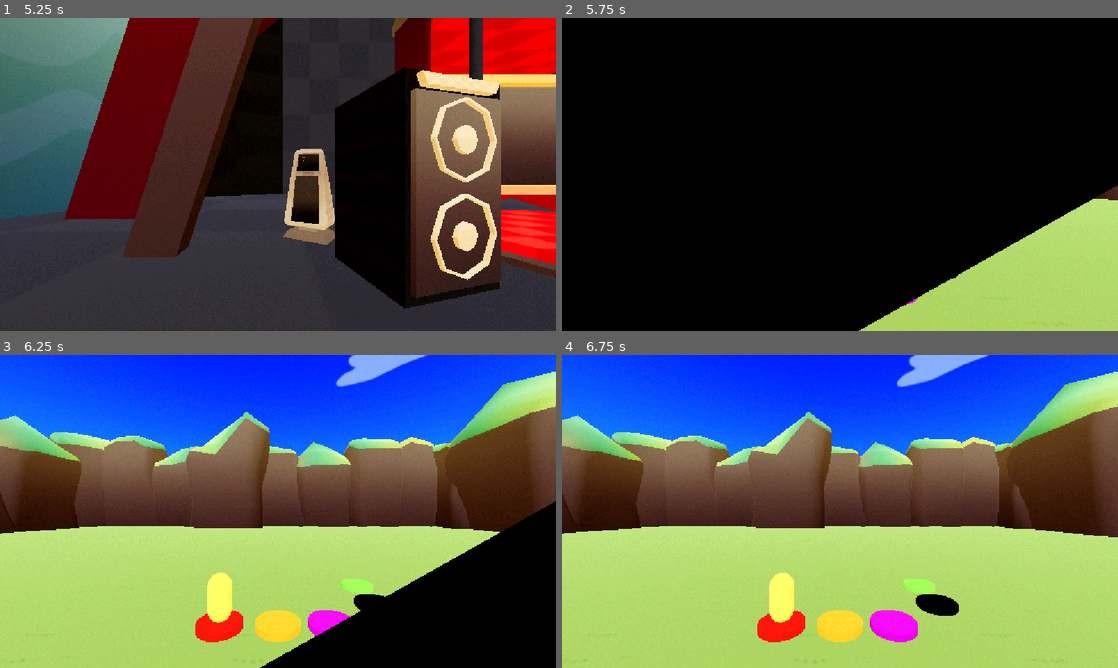
Above: before the commit, frames 1-4 (two rows, left to right).
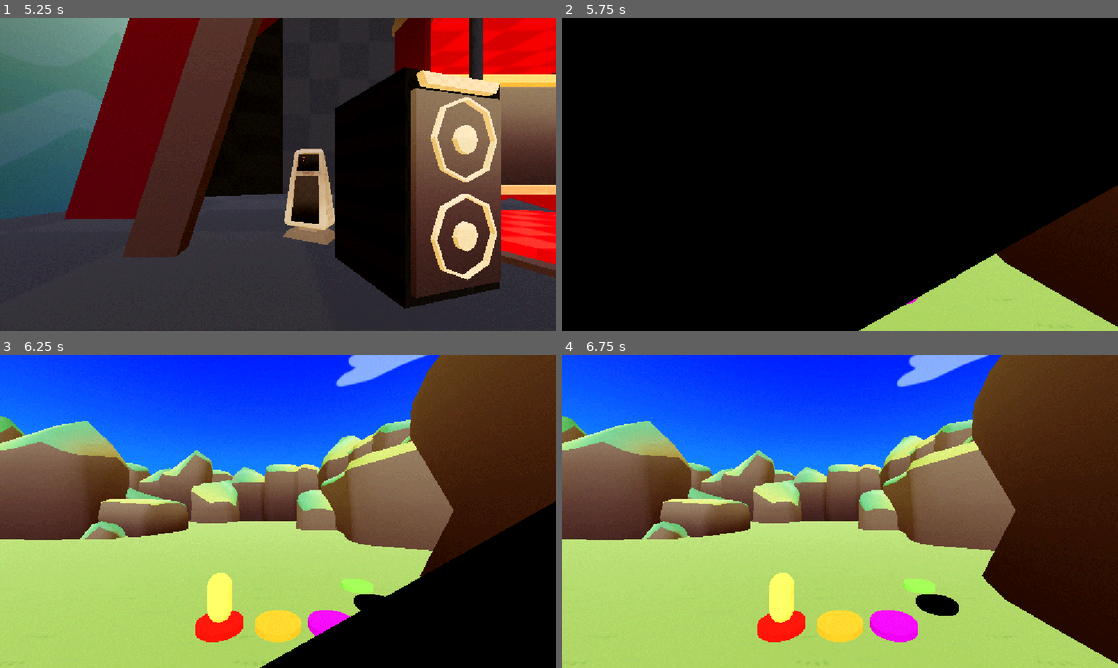
Above: after the commit, the same moments.

Repository: JZxAkuma/Game-Prototype-3
Game: Godot game, scene res://DO NOT TOUCH/Scene/main.tscn
Same seed, same stepped clock (60 frames per second), same inputs: the game is played once before the commit and once after it.
Inputs (mouse positions are in pixels of both pictures, inside the frame that each line leads up to):
- Up to frame 1 (5.25 s): tap Enter (ui_accept) at 0.5, 0.77, 1.52, 3.77, 4.52 s; move the mouse to (400, 158) at 0.52 s; hold D (right) 0.53-1.28 s; hold J (a) 0.53-1.28 s; tap K (b) at 0.8, 1.35, 3.8 s; move the mouse to (166, 190) at 1.27 s; hold S (down) 1.28-2 s; tap U (x) at 1.55, 2.85, 4.55 s; click "Start" at 2 s; tap A (left) at 2.75, 3.5 s; move the mouse to (333, 105) at 2.77 s; hold D (right) 2.78-3.53 s; hold J (a) 2.78-3.53 s; move the mouse to (250, 237) at 3.52 s; hold W (up) 3.53-4.28 s; tap J (a) at 3.6 s; move the mouse to (444, 221) at 4.27 s; hold K (b) 4.28-5.03 s; hold A (left) from 4.28 s (still down); move the mouse to (111, 127) at 5.02 s; tap Ctrl (control) at 5.1 s
- Up to frame 2 (5.75 s): keep holding A (left); tap Enter (ui_accept) at 5.27 s; tap J (a) at 5.3 s
- Up to frame 3 (6.25 s): move the mouse to (305, 511) at 5.77 s; release A (left) at 5.78 s; hold S (down) from 5.78 s (still down); hold K (b) from 5.78 s (still down); tap O (lb) at 5.85 s
- Up to frame 4 (6.75 s): move the mouse to (756, 433) at 6.52 s; release S (down) at 6.53 s; release K (b) at 6.53 s; hold D (right) from 6.53 s (still down); tap P (rb) at 6.6 s

Frame 1 is identical in both runs. In frame 2, 5.1% of the frame differs, in the area x 78-100%, y 53-99%; in frame 3, 31%; in frame 4, 38%, in the area x 0-100%, y 0-100%.

Commit message:
Board decoration phase two

Diff:
--- a/DO NOT TOUCH/Scene/board.tscn
+++ b/DO NOT TOUCH/Scene/board.tscn
@@ -375,6 +375,7 @@
 visible = false
 
 [node name="Spaces" type="Node3D" parent="." unique_id=1659851710]
+transform = Transform3D(1, 0, 0, 0, 1, 0, 0, 0, 1, 30.934677, 0, 38.71825)
 
 [node name="BoardSpace" parent="Spaces" unique_id=1970094472 instance=ExtResource("2_bw800")]
 transform = Transform3D(1, 0, 0, 0, 1, 0, 0, 0, 1, -2.4285283, 0, 0)
@@ -406,10 +407,11 @@
 [node name="droneshot pivot" type="Node3D" parent="." unique_id=473306894]
 
 [node name="intro_camera" type="Camera3D" parent="droneshot pivot" unique_id=442427399]
-transform = Transform3D(1, 0, 0, 0, 0.7844815, 0.62015224, 0, -0.62015224, 0.7844815, 0, 12.724283, 9.036865)
+transform = Transform3D(1, 0, 0, 0, 0.9051988, 0.4249882, 0, -0.4249882, 0.9051988, 0, 27.227812, 45.007355)
 current = true
 
 [node name="play camera pivot" type="Node3D" parent="." unique_id=1905329247]
+transform = Transform3D(1, 0, 0, 0, 1, 0, 0, 0, 1, 30.934677, 0, 38.71825)
 
 [node name="play_camera" type="Camera3D" parent="play camera pivot" unique_id=563864645]
 transform = Transform3D(1, 0, 0, 0, 1, 0, 0, 0, 1, 0, 4.5858593, 8.542557)
@@ -474,6 +476,9 @@
 [node name="Rock12" parent="Rocks" unique_id=1283033281 instance=ExtResource("11_df6mf")]
 transform = Transform3D(-2.7008775e-07, 0, -7.838912, 0, 14.278135, 0, 6.1788883, 0, -3.4264977e-07, 33.06745, 11.724941, -64.99868)
 
+[node name="Rock40" parent="Rocks" unique_id=1820355940 instance=ExtResource("11_df6mf")]
+transform = Transform3D(-1.909228e-07, 0, -5.1809893, 0, 14.278135, 0, 4.3678055, 0, -2.2646826e-07, 42.083668, -8.150309, -12.613248)
+
 [node name="Rock13" parent="Rocks" unique_id=934139423 instance=ExtResource("12_adjs0")]
 transform = Transform3D(-2.7008775e-07, 0, -7.838912, 0, 14.278135, 0, 6.1788883, 0, -3.4264977e-07, -0.38960838, 11.724941, -66.94779)
 
@@ -501,9 +506,24 @@
 [node name="Rock6" parent="Rocks" unique_id=17706022 instance=ExtResource("12_adjs0")]
 transform = Transform3D(-7.978168, 0, 8.557401e-07, 0, 20.5553, 0, -6.974737e-07, 0, -9.788527, -66.33921, 11.724941, -13.789845)
 
+[node name="Rock37" parent="Rocks" unique_id=734873091 instance=ExtResource("12_adjs0")]
+transform = Transform3D(-7.978168, 0, 8.557401e-07, 0, 20.5553, 0, -6.974737e-07, 0, -9.788527, 1.6507988, -2.9707375, -53.45556)
+
 [node name="Rock23" parent="Rocks" unique_id=233765779 instance=ExtResource("10_qoftb")]
 transform = Transform3D(8.102633e-07, 0, 7.838913, 0, 14.278135, 0, -6.1788883, 0, 1.0279493e-06, -32.261486, 11.724941, 61.1775)
 
+[node name="Rock41" parent="Rocks" unique_id=728877937 instance=ExtResource("10_qoftb")]
+transform = Transform3D(1.8716939e-06, 0, 17.876322, 0, 14.278135, 0, -14.273124, 0, 2.3441967e-06, -41.430515, 4.6549606, 44.23666)
+
+[node name="Rock34" parent="Rocks" unique_id=1013910556 instance=ExtResource("10_qoftb")]
+transform = Transform3D(8.102633e-07, 0, 7.838913, 0, 14.278135, 0, -6.1788883, 0, 1.0279493e-06, -13.499264, 7.4559116, 4.8390923)
+
+[node name="Rock36" parent="Rocks" unique_id=1397979858 instance=ExtResource("10_qoftb")]
+transform = Transform3D(8.102633e-07, 0, 7.838913, 0, 14.278135, 0, -6.1788883, 0, 1.0279493e-06, -13.499264, 7.4559116, 57.108658)
+
+[node name="Rock42" parent="Rocks" unique_id=1972131055 instance=ExtResource("10_qoftb")]
+transform = Transform3D(1.4797721e-06, 0, 11.372371, 0, 8.399942, 0, -11.284414, 0, 1.4913064e-06, 51.8827, 7.4559116, 48.044044)
+
 [node name="Rock24" parent="Rocks" unique_id=848500922 instance=ExtResource("11_df6mf")]
 transform = Transform3D(8.102633e-07, 0, 7.838913, 0, 14.278135, 0, -6.1788883, 0, 1.0279493e-06, -50.243755, 11.724941, 61.578182)
 
@@ -525,9 +545,18 @@
 [node name="Rock18" parent="Rocks" unique_id=62166996 instance=ExtResource("11_df6mf")]
 transform = Transform3D(8.102633e-07, 0, 7.838913, 0, 14.278135, 0, -6.1788883, 0, 1.0279493e-06, -50.048954, 11.724941, -63.929707)
 
+[node name="Rock43" parent="Rocks" unique_id=294526133 instance=ExtResource("11_df6mf")]
+transform = Transform3D(8.102633e-07, 0, 7.838913, 0, 14.278135, 0, -6.1788883, 0, 1.0279493e-06, -59.783863, -0.60562134, -29.238365)
+
 [node name="Rock19" parent="Rocks" unique_id=1761079675 instance=ExtResource("12_adjs0")]
 transform = Transform3D(1.0837357e-06, 0, 10.10079, 0, 20.214485, 0, -8.264328, 0, 1.3245588e-06, -16.591885, 11.724941, -61.980595)
 
+[node name="Rock33" parent="Rocks" unique_id=1605069504 instance=ExtResource("12_adjs0")]
+transform = Transform3D(8.7353806e-07, 0, 7.7974277, 0, 12.562671, 0, -6.661407, 0, 1.0225092e-06, -10.88541, -4.591482, -8.331739)
+
+[node name="Rock35" parent="Rocks" unique_id=1999233477 instance=ExtResource("12_adjs0")]
+transform = Transform3D(2.5396588e-07, 0, 4.270152, 0, 6.224699, 0, -1.9366874, 0, 5.599628e-07, -3.9050915, -4.591482, 8.73064)
+
 [node name="Rock20" parent="Rocks" unique_id=85402643 instance=ExtResource("10_qoftb")]
 transform = Transform3D(6.1788883, 0, -1.370599e-06, 0, 14.278135, 0, 1.080351e-06, 0, 7.838912, -68.04141, 11.724941, -45.22093)
 
@@ -540,9 +569,18 @@
 [node name="Rock7" parent="Rocks" unique_id=896363013 instance=ExtResource("10_qoftb")]
 transform = Transform3D(-9.818148, 0, 1.0889293e-06, 0, 22.687716, 0, -8.583298e-07, 0, -12.4559, 64.0591, 11.724941, -42.10501)
 
+[node name="Rock39" parent="Rocks" unique_id=1472082493 instance=ExtResource("10_qoftb")]
+transform = Transform3D(-9.818148, 0, 1.0889293e-06, 0, 22.687716, 0, -8.583298e-07, 0, -12.4559, 59.242943, -6.0905876, -18.916878)
+
 [node name="Rock8" parent="Rocks" unique_id=1040468705 instance=ExtResource("11_df6mf")]
 transform = Transform3D(-6.1788874, 0, 6.852995e-07, 0, 14.278135, 0, -5.4017556e-07, 0, -7.838913, 64.45978, 11.724941, -24.12275)
 
+[node name="Rock38" parent="Rocks" unique_id=1847232040 instance=ExtResource("11_df6mf")]
+transform = Transform3D(-13.61479, 0, 1.4941661e-06, 0, 14.278135, 0, -1.1902429e-06, 0, -17.09127, 61.683716, -1.6439724, 3.2013493)
+
+[node name="Rock32" parent="Rocks" unique_id=398327525 instance=ExtResource("11_df6mf")]
+transform = Transform3D(-6.1788874, 0, 6.852995e-07, 0, 4.422743, 0, -5.4017556e-07, 0, -7.838913, 0.14510536, 1.6856365, -1.9317245)
+
 [node name="Rock10" parent="Rocks" unique_id=1055867519 instance=ExtResource("11_df6mf")]
 transform = Transform3D(-6.1788874, 0, 6.852995e-07, 0, 14.278135, 0, -5.4017556e-07, 0, -7.838913, 47.12941, 11.724941, -67.18679)
 
